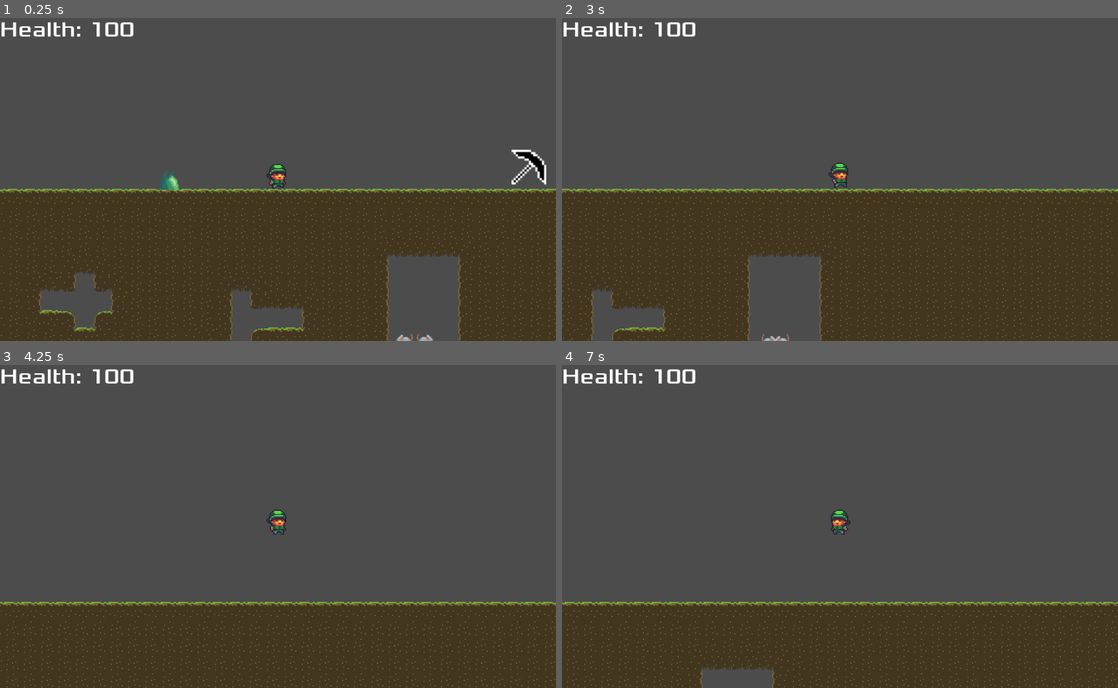
Above: before the commit, frames 1-4 (two rows, left to right).
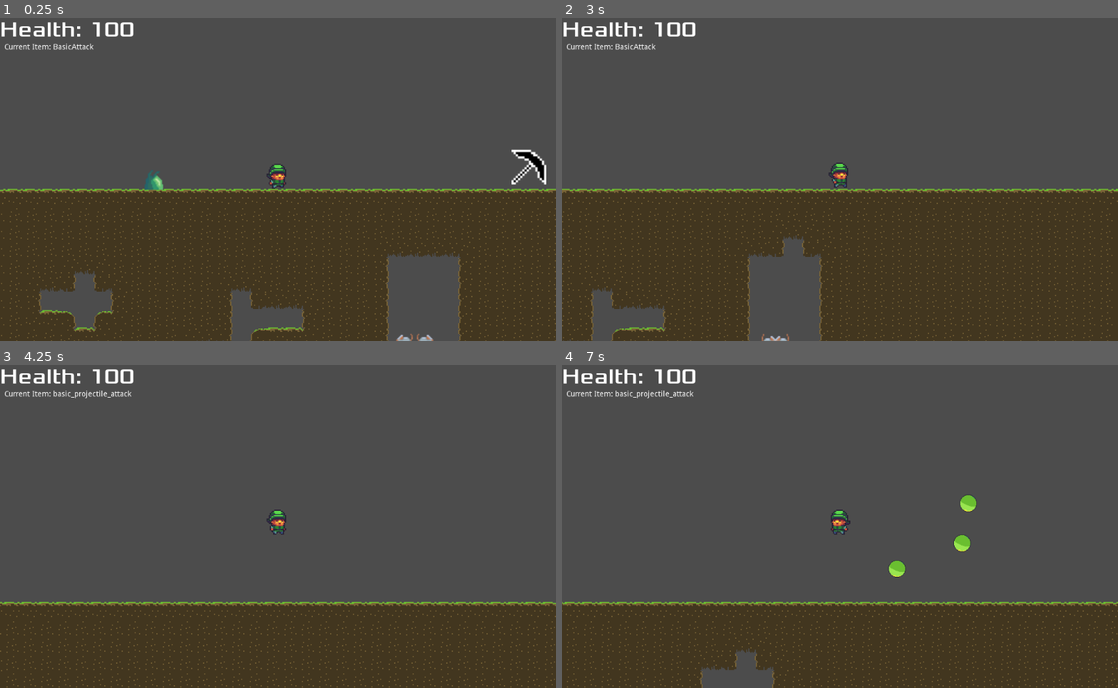
Above: after the commit, the same moments.

Repository: glass-brick/kerene
Game: Godot game, scene res://Scenes/Level/Level.tscn
Two runs of this game, one before a commit and one after it. Both use one fixed random seed, a clock stepped at 60 frames per second and the inputs below.
Inputs (mouse positions are in pixels of both pictures, inside the frame that each line leads up to):
- Up to frame 1 (0.25 s): no input
- Up to frame 2 (3 s): move the mouse to (962, 163) at 0.52 s; hold D (ui_right) 0.53-2.03 s; tap Q (Change_item) at 0.6 s; tap Space (ui_select) at 0.77, 1.52 s; tap E (Use_item) at 0.8, 1.35 s; move the mouse to (728, 195) at 1.27 s; click (728, 195) at 1.55 s; move the mouse to (895, 108) at 2.02 s; hold A (ui_left) 2.03-2.78 s; click (895, 108) at 2.1 s; right-click (895, 108) at 2.3 s; move the mouse to (812, 244) at 2.77 s; hold D (ui_right) from 2.78 s (still down); right-click (812, 244) at 2.85 s
- Up to frame 3 (4.25 s): keep holding D (ui_right); tap Space (ui_select) at 3.02, 3.77 s; tap 1 (item_1, bound only after the commit) at 3.05, 3.6 s; move the mouse to (444, 574) at 3.52 s; tap 2 (item_2, bound only after the commit) at 3.8 s
- Up to frame 4 (7 s): move the mouse to (673, 478) at 4.27 s; release D (ui_right) at 4.28 s; hold A (ui_left) 4.28-5.03 s; tap 2 (item_2, bound only after the commit) at 4.35 s; tap Space (ui_select) at 4.52, 6.02, 6.77 s; tap 3 (item_3, bound only after the commit) at 4.55, 5.1 s; move the mouse to (867, 526) at 5.02 s; hold D (ui_right) 5.03-5.78 s; tap Q (Change_item) at 5.3, 5.85 s; move the mouse to (756, 445) at 5.77 s; hold A (ui_left) from 5.78 s (still down); tap E (Use_item) at 6.05, 6.6 s; move the mouse to (962, 510) at 6.52 s; click (962, 510) at 6.8 s

The runs differ from the first frame. In frame 1, 0.4% of the frame differs, in the area x 0-33%, y 7-54%; in frame 2, 0.4%; in frame 3, 0.2%; in frame 4, 0.8%, in the area x 0-75%, y 7-95%.

Commit message:
Ahora click izquierdo usa las armas, 1,2,3 cambia los items, y se arranca con el arma de proyectiles

Diff:
--- /dev/null
+++ b/Scenes/Items/BasicProjectileAttack.gd
@@ -0,0 +1,20 @@
+var item_name = "basic_projectile_attack"
+
+var projectile_speed = 100
+var projectile_damage = 20
+var projectile_range = 200
+var item_owner = false
+var projectileBase = preload("res://Scenes/Monsters/PlayerProjectile.tscn")
+
+func use():
+	var target = item_owner.get_global_mouse_position()
+	self.fire_projectile_in_dir((target - item_owner.position).normalized())
+
+func fire_projectile_in_dir(direction):
+	var projectile = projectileBase.instance()
+	projectile.speed = projectile_speed
+	projectile.damage = projectile_damage
+	projectile.projectile_range = projectile_range
+	projectile.direction = direction
+	item_owner.get_tree().get_root().get_node("Level").add_child(projectile)
+	projectile.position = item_owner.position
--- a/Scenes/Level/Level.tscn
+++ b/Scenes/Level/Level.tscn
@@ -8,11 +8,10 @@
 [ext_resource path="res://Scenes/Level/TileMap.gd" type="Script" id=6]
 [ext_resource path="res://Scenes/Monsters/Rat.tscn" type="PackedScene" id=7]
 [ext_resource path="res://Scenes/Items/GenericItem.tscn" type="PackedScene" id=8]
-[ext_resource path="res://Scenes/Items/BasicAttack.gd" type="Script" id=9]
 [ext_resource path="res://Scenes/Items/GenericItemScript.gd" type="Script" id=10]
 [ext_resource path="res://Scenes/Monsters/ShootyThing.tscn" type="PackedScene" id=11]
 
-[node name="Node2D" type="Node2D"]
+[node name="Level" type="Node2D"]
 
 [node name="Node2D" type="Node2D" parent="."]
 
@@ -26,9 +25,8 @@
 
 [node name="Player" parent="." instance=ExtResource( 2 )]
 position = Vector2( 281.283, 95.5913 )
-basic_item = ExtResource( 9 )
-hud_path = NodePath("../HUD")
-tilemap_path = NodePath("../Node2D/TileMap")
+hud_path = NodePath("../../Level/HUD")
+tilemap_path = NodePath("../../Level/Node2D/TileMap")
 
 [node name="Camera2D" type="Camera2D" parent="Player"]
 position = Vector2( 0.71701, 6.4087 )
@@ -56,5 +54,5 @@
 weapon_script = ExtResource( 10 )
 
 [node name="ShootyThing" parent="." instance=ExtResource( 11 )]
-position = Vector2( 182.25, 102.5 )
+position = Vector2( 168.076, 102.5 )
 [connection signal="timeout" from="Player/RestartAfterDeath" to="Player" method="_on_RestartAfterDeath_timeout"]
--- a/Scenes/Level/TestObj.gd
+++ /dev/null
@@ -1,21 +0,0 @@
-extends Node
-
-
-# Declare member variables here. Examples:
-# var a = 2
-# var b = "text"
-
-
-# Called when the node enters the scene tree for the first time.
-func _ready():
-	pass # Replace with function body.
-
-
-# Called every frame. 'delta' is the elapsed time since the previous frame.
-#func _process(delta):
-#	pass
-
-
-func _on_Timer_timeout():
-	print('entro al timeout')
-	emit_signal('get_hit', 10) # Replace with function body.
--- /dev/null
+++ b/Scenes/Monsters/PlayerProjectile.tscn
@@ -0,0 +1,7 @@
+[gd_scene load_steps=2 format=2]
+
+[ext_resource path="res://Scenes/Monsters/Projectile.tscn" type="PackedScene" id=1]
+
+[node name="Area2D" instance=ExtResource( 1 )]
+collision_layer = 0
+collision_mask = 3
--- a/Scenes/Monsters/Projectile.gd
+++ b/Scenes/Monsters/Projectile.gd
@@ -4,14 +4,19 @@
 
 export (int) var damage = 10
 export (int) var speed = 40
+export (int) var projectile_range = 400
 
 var direction
+var distance_made = 0
 
 func _ready():
 	pass # Replace with function body.
 
 func _physics_process(delta):
 	self.position += self.direction * self.speed * delta
+	distance_made += (self.direction * self.speed * delta).length()
+	if distance_made > projectile_range:
+		self.queue_free()
 
 func _on_Area2D_body_entered(body):
 	if body.has_method('_on_hit'):
--- a/Scenes/Monsters/ShootyThing.gd
+++ b/Scenes/Monsters/ShootyThing.gd
@@ -46,7 +46,8 @@
 			var difference = self.position - target.position
 			projectile.direction = (target.position - self.position).normalized()
 			projectile.speed = projectile_speed
-			add_child(projectile)
+			get_tree().get_root().get_node("Level").add_child(projectile)
+			projectile.position = self.position
 			shoot_cooldown_current = 0
 		else:
 			shoot_cooldown_current += delta
--- a/Scenes/Player/Cursor.gd
+++ b/Scenes/Player/Cursor.gd
@@ -51,9 +51,12 @@
 	update_mouse_positions()
 	update_mouse_image()
 	var click = Input.is_action_just_pressed('click')
+	var right_click = Input.is_action_just_pressed("right_click")
 	if click:
+		player.use_item()
+		# elif cursorType == CursorTypes.ATTACK:
+		# 	if targetedEnemy.has_method('_on_hit'):
+		# 		targetedEnemy.call('_on_hit', player.damage)
+	if right_click:
 		if cursorType == CursorTypes.MINE:
 			tilemap.mine(tilePosition)
-		elif cursorType == CursorTypes.ATTACK:
-			if targetedEnemy.has_method('_on_hit'):
-				targetedEnemy.call('_on_hit', player.damage)
--- a/Scenes/Player/Player.gd
+++ b/Scenes/Player/Player.gd
@@ -12,6 +12,7 @@
 export (bool) var jump_damage_activated = false
 
 export (Script) var basic_item
+export (Script) var basic_item_projectile
 
 export (NodePath) var hud_path
 export (NodePath) var tilemap_path
@@ -27,12 +28,18 @@
 
 
 func _ready():
-	self.items["basic_attack"] = {"object": basic_item.new(), "amount": 1}
+	var item = basic_item.new()
+	item.item_owner = self
+	self.items["basic_attack"] = {"object": item , "amount": 1}
+	var item_projectile = basic_item_projectile.new()
+	item_projectile.item_owner = self
+	self.items["basic_projectile_attack"] = {"object": item_projectile, "amount": 1}
 	self.active_item = self.items["basic_attack"]["object"]
 	self.tilemap = get_node(tilemap_path)
 	self.cursor = load("res://Scenes/Player/Cursor.gd").new(self)
 	self.hud = get_node(hud_path)
 	self.hud.update_health(self.health)
+	self.hud.update_active_item(self.active_item.item_name)
 
 
 func get_input():
@@ -40,7 +47,6 @@
 	var left = Input.is_action_pressed('ui_left')
 	var jump = Input.is_action_just_pressed('ui_select')
 	var use = Input.is_action_just_pressed("Use_item")
-	var change_item = Input.is_action_just_pressed("Change_item")
 
 	if (left or right) and not (left and right):
 		$AnimatedSprite.flip_h = left
@@ -61,10 +67,22 @@
 		if jump_damage_activated:
 			_on_hit(self.jump_damage)
 
-	if change_item:
-		self.active_item = self.items[self.items.keys()[-1]]["object"]
+	get_item_input()
 	if use:
 		self.use_item()
+
+func get_item_input():
+	var item = Input.is_action_just_pressed("item_1")
+	var item2 = Input.is_action_just_pressed("item_2")
+	var item3 = Input.is_action_just_pressed("item_3")
+
+	if item:
+		active_item = self.items["basic_attack"]["object"]
+	if item2:
+		active_item = self.items["basic_projectile_attack"]["object"]
+	self.hud.update_active_item(self.active_item.item_name)
+
+
 
 
 func get_animation():
--- a/Scenes/Player/Player.tscn
+++ b/Scenes/Player/Player.tscn
@@ -1,7 +1,9 @@
-[gd_scene load_steps=15 format=2]
+[gd_scene load_steps=17 format=2]
 
 [ext_resource path="res://Sprites/characters.png" type="Texture" id=1]
 [ext_resource path="res://Scenes/Player/Player.gd" type="Script" id=2]
+[ext_resource path="res://Scenes/Items/BasicAttack.gd" type="Script" id=3]
+[ext_resource path="res://Scenes/Items/BasicProjectileAttack.gd" type="Script" id=4]
 
 [sub_resource type="AtlasTexture" id=1]
 atlas = ExtResource( 1 )
@@ -9,39 +11,39 @@
 
 [sub_resource type="AtlasTexture" id=2]
 atlas = ExtResource( 1 )
-region = Rect2( 0, 64, 32, 32 )
+region = Rect2( 192, 64, 32, 32 )
 
 [sub_resource type="AtlasTexture" id=3]
 atlas = ExtResource( 1 )
-region = Rect2( 32, 64, 32, 32 )
+region = Rect2( 288, 64, 32, 32 )
 
 [sub_resource type="AtlasTexture" id=4]
 atlas = ExtResource( 1 )
-region = Rect2( 64, 64, 32, 32 )
+region = Rect2( 320, 64, 32, 32 )
 
 [sub_resource type="AtlasTexture" id=5]
 atlas = ExtResource( 1 )
-region = Rect2( 96, 64, 32, 32 )
+region = Rect2( 352, 64, 32, 32 )
 
 [sub_resource type="AtlasTexture" id=6]
 atlas = ExtResource( 1 )
-region = Rect2( 160, 64, 32, 32 )
+region = Rect2( 0, 64, 32, 32 )
 
 [sub_resource type="AtlasTexture" id=7]
 atlas = ExtResource( 1 )
-region = Rect2( 288, 64, 32, 32 )
+region = Rect2( 32, 64, 32, 32 )
 
 [sub_resource type="AtlasTexture" id=8]
 atlas = ExtResource( 1 )
-region = Rect2( 320, 64, 32, 32 )
+region = Rect2( 64, 64, 32, 32 )
 
 [sub_resource type="AtlasTexture" id=9]
 atlas = ExtResource( 1 )
-region = Rect2( 352, 64, 32, 32 )
+region = Rect2( 96, 64, 32, 32 )
 
 [sub_resource type="AtlasTexture" id=10]
 atlas = ExtResource( 1 )
-region = Rect2( 192, 64, 32, 32 )
+region = Rect2( 160, 64, 32, 32 )
 
 [sub_resource type="SpriteFrames" id=11]
 animations = [ {
@@ -50,24 +52,24 @@
 "name": "idle",
 "speed": 10.0
 }, {
-"frames": [ SubResource( 2 ), SubResource( 3 ), SubResource( 4 ), SubResource( 5 ) ],
+"frames": [ SubResource( 2 ) ],
+"loop": false,
+"name": "fall",
+"speed": 10.0
+}, {
+"frames": [ SubResource( 3 ), SubResource( 4 ), SubResource( 5 ) ],
+"loop": true,
+"name": "interact",
+"speed": 10.0
+}, {
+"frames": [ SubResource( 6 ), SubResource( 7 ), SubResource( 8 ), SubResource( 9 ) ],
 "loop": true,
 "name": "walk",
 "speed": 10.0
 }, {
-"frames": [ SubResource( 6 ) ],
+"frames": [ SubResource( 10 ) ],
 "loop": false,
 "name": "jump",
-"speed": 10.0
-}, {
-"frames": [ SubResource( 7 ), SubResource( 8 ), SubResource( 9 ) ],
-"loop": true,
-"name": "interact",
-"speed": 10.0
-}, {
-"frames": [ SubResource( 10 ) ],
-"loop": false,
-"name": "fall",
 "speed": 10.0
 } ]
 
@@ -75,11 +77,13 @@
 extents = Vector2( 5.5, 10 )
 
 [node name="Player" type="KinematicBody2D"]
-collision_layer = 2
+collision_layer = 4
 collision_mask = 7
 script = ExtResource( 2 )
 max_speed = 200
 jump_speed = -420
+basic_item = ExtResource( 3 )
+basic_item_projectile = ExtResource( 4 )
 
 [node name="AnimatedSprite" type="AnimatedSprite" parent="."]
 frames = SubResource( 11 )
--- a/Scenes/UI/HUD.gd
+++ b/Scenes/UI/HUD.gd
@@ -9,3 +9,7 @@
 
 func player_is_dead():
 	$Death_msg.show()
+
+func update_active_item(item):
+	$CurrentItem.text = "Current Item: " + str(item)
+	$CurrentItem.show()
--- a/Scenes/UI/HUD.tscn
+++ b/Scenes/UI/HUD.tscn
@@ -30,3 +30,12 @@
 __meta__ = {
 "_edit_use_anchors_": false
 }
+
+[node name="CurrentItem" type="Label" parent="."]
+margin_left = 8.0
+margin_top = 51.0
+margin_right = 146.0
+margin_bottom = 100.0
+__meta__ = {
+"_edit_use_anchors_": false
+}
--- a/project.godot
+++ b/project.godot
@@ -75,6 +75,21 @@
 "events": [ Object(InputEventKey,"resource_local_to_scene":false,"resource_name":"","device":0,"alt":false,"shift":false,"control":false,"meta":false,"command":false,"pressed":false,"scancode":81,"unicode":0,"echo":false,"script":null)
  ]
 }
+item_1={
+"deadzone": 0.5,
+"events": [ Object(InputEventKey,"resource_local_to_scene":false,"resource_name":"","device":0,"alt":false,"shift":false,"control":false,"meta":false,"command":false,"pressed":false,"scancode":49,"unicode":0,"echo":false,"script":null)
+ ]
+}
+item_2={
+"deadzone": 0.5,
+"events": [ Object(InputEventKey,"resource_local_to_scene":false,"resource_name":"","device":0,"alt":false,"shift":false,"control":false,"meta":false,"command":false,"pressed":false,"scancode":50,"unicode":0,"echo":false,"script":null)
+ ]
+}
+item_3={
+"deadzone": 0.5,
+"events": [ Object(InputEventKey,"resource_local_to_scene":false,"resource_name":"","device":0,"alt":false,"shift":false,"control":false,"meta":false,"command":false,"pressed":false,"scancode":51,"unicode":0,"echo":false,"script":null)
+ ]
+}
 
 [layer_names]
 
Not shown: 1 places in Scenes/Level/Level.tscn that only renumber resources
